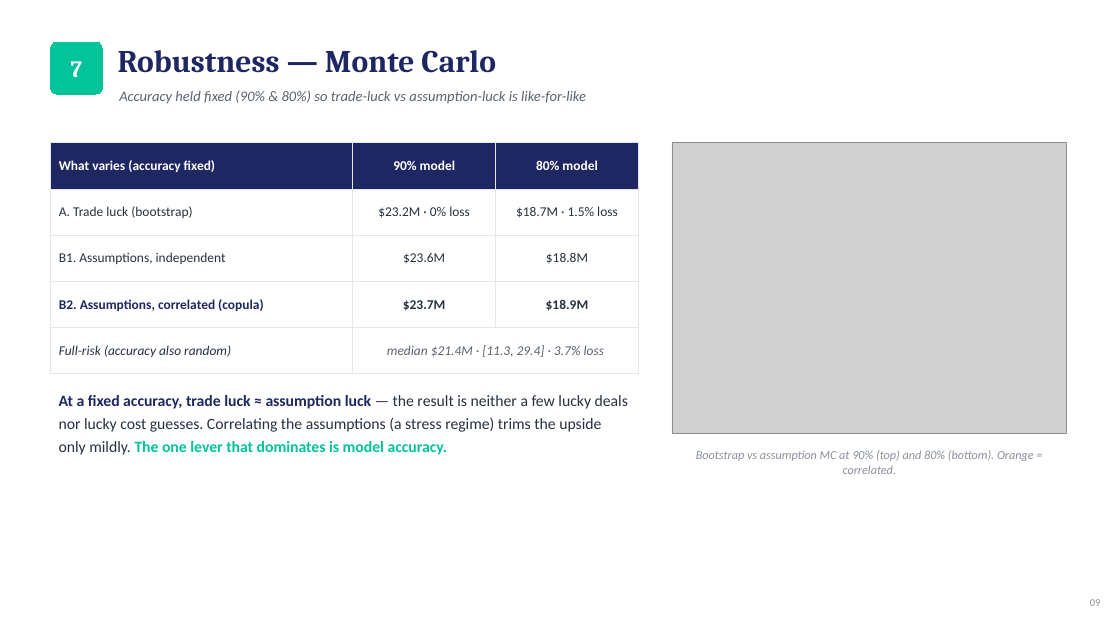
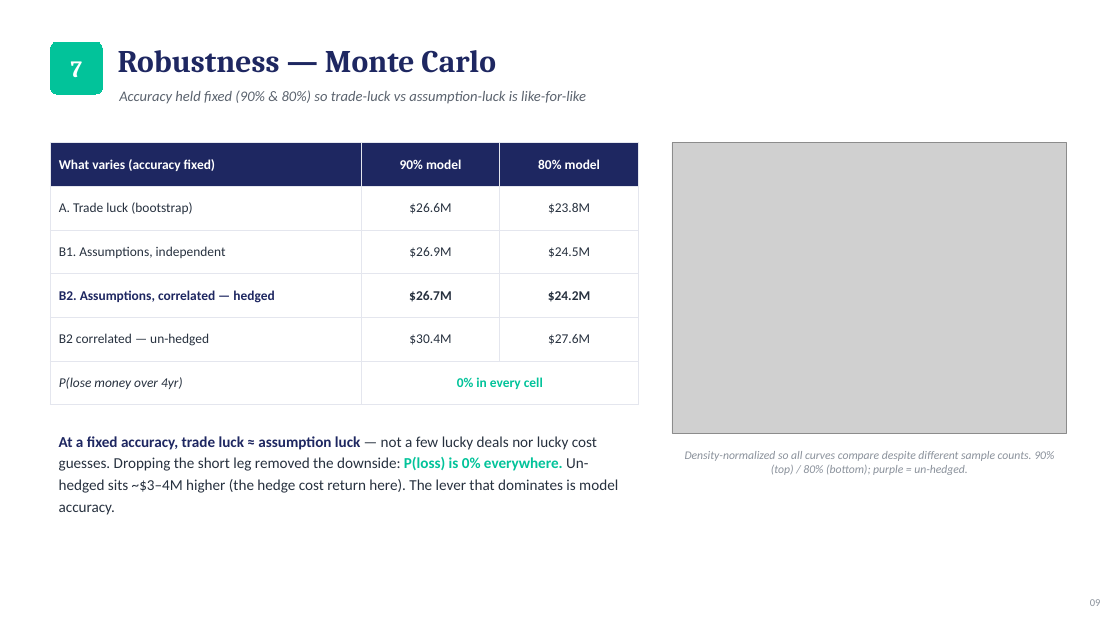
Before and after one commit to zenotheboi/hedgefund-analysis, a slide deck: slide 9 of reports/IC_Biotech_Catalyst_Strategy.pptx. Drawn at 1120x630 pixels with LibreOffice and Linux fonts; fonts in the diff are those of the drawing; grey boxes stand for pictures. Boxes give left, top, right and bottom in pixels: in the first picture for what was removed or moved away, otherwise in the second. Text is boxed around its words. In the diff, an @@ line names an element or a change of style, - is before the commit and + after.

```diff
--- a/reports/IC_Biotech_Catalyst_Strategy.pptx
+++ b/reports/IC_Biotech_Catalyst_Strategy.pptx
@@ table at box(50, 143, 639, 393) @@
-row 2: A. Trade luck (bootstrap) | $23.2M · 0% loss | $18.7M · 1.5% loss
-row 3: B1. Assumptions, independent | $23.6M | $18.8M
-row 4: B2. Assumptions, correlated (copula) | $23.7M | $18.9M
-row 5: Full-risk (accuracy also random) | median $21.4M · [11.3, 29.4] · 3.7% loss | 
+row 2: A. Trade luck (bootstrap) | $26.6M | $23.8M
+row 3: B1. Assumptions, independent | $26.9M | $24.5M
+row 4: B2. Assumptions, correlated — hedged | $26.7M | $24.2M
+row 5: B2 correlated — un-hedged | $30.4M | $27.6M
+row 6: P(lose money over 4yr) | 0% in every cell | 
@@ text at box(59, 436, 618, 515): text changed; size 13.5 to 13 pt @@
-At a fixed accuracy, trade luck ≈ assumption luck — the result is neither a few lucky deals nor lucky cost guesses. Correlating the assumptions (a stress regime) trims the upside only mildly. The one lever that dominates is model accuracy.
+At a fixed accuracy, trade luck ≈ assumption luck — not a few lucky deals nor lucky cost guesses. Dropping the short leg removed the downside: P(loss) is 0% everywhere. Un-hedged sits ~$3–4M higher (the hedge cost return here). The lever that dominates is model accuracy.
@@ text at box(685, 451, 1054, 475): text changed; size 10.5 to 10 pt @@
-Bootstrap vs assumption MC at 90% (top) and 80% (bottom). Orange = correlated.
+Density-normalized so all curves compare despite different sample counts. 90% (top) / 80% (bottom); purple = un-hedged.
```
Also in this commit, not shown: 6 other slides changed, 8 other files.
